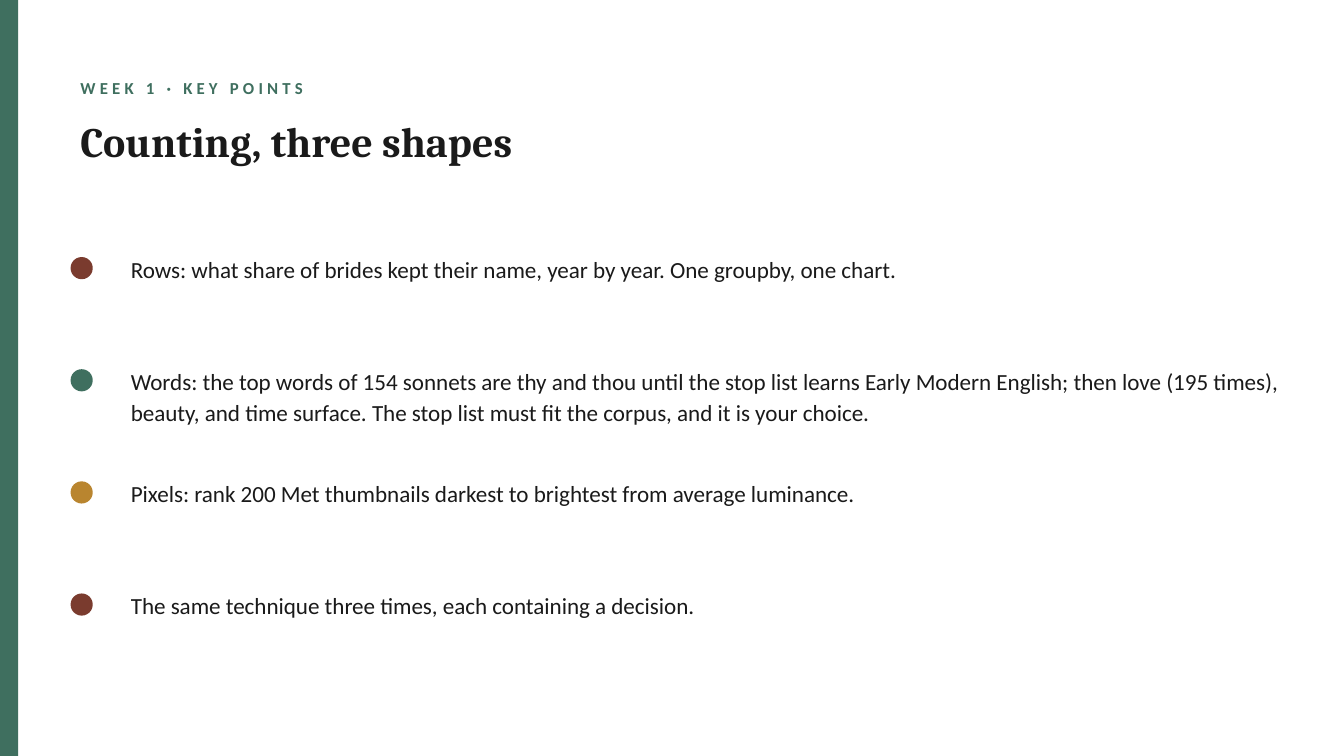
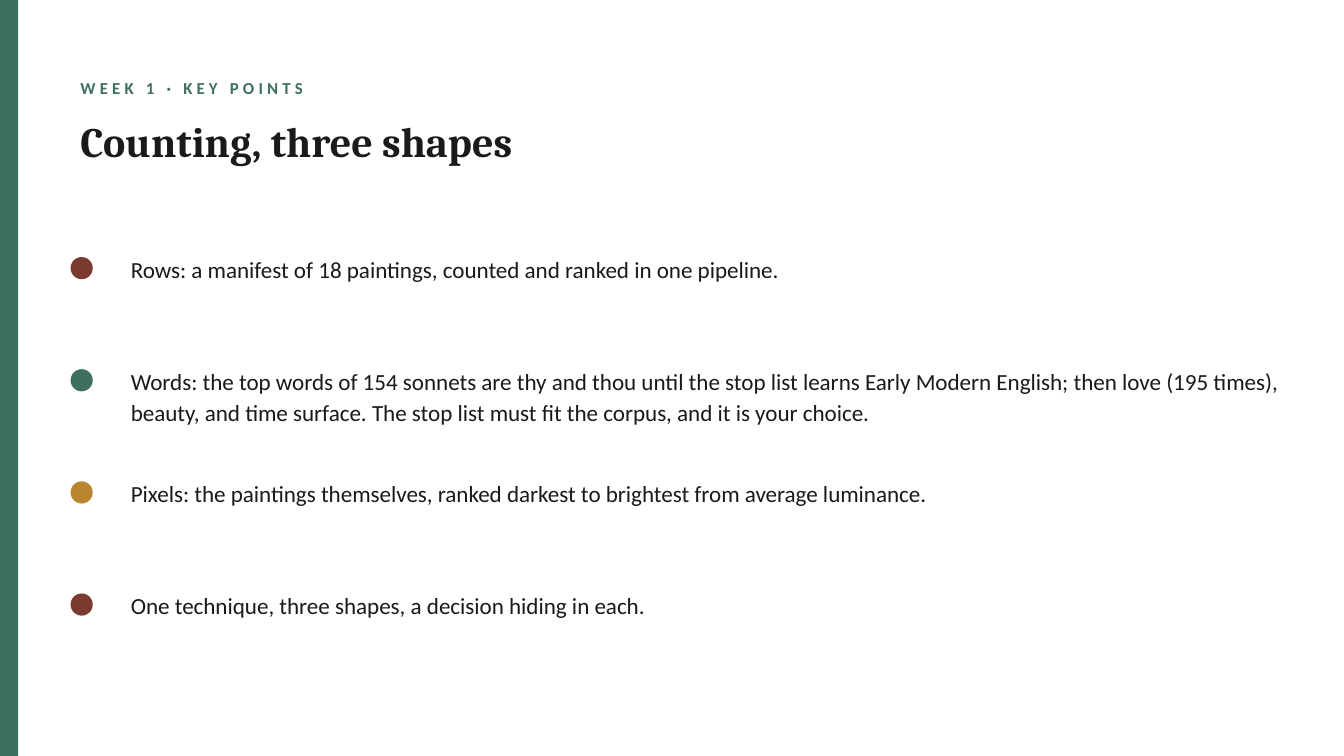
Before and after one commit to lucianli123/culture-as-data-2026, a slide deck: slide 14 of slides/pptx/week-01.pptx. Drawn at 1344x756 pixels with LibreOffice and Linux fonts; fonts in the diff are those of the drawing. Boxes give left, top, right and bottom in pixels: in the first picture for what was removed or moved away, otherwise in the second. Text is boxed around its words. In the diff, an @@ line names an element or a change of style, - is before the commit and + after.

```diff
--- a/slides/pptx/week-01.pptx
+++ b/slides/pptx/week-01.pptx
@@ text at [131, 262, 779, 282]: text changed @@
-Rows: what share of brides kept their name, year by year. One groupby, one chart.
+Rows: a manifest of 18 paintings, counted and ranked in one pipeline.
@@ text at [131, 486, 926, 506]: text changed @@
-Pixels: rank 200 Met thumbnails darkest to brightest from average luminance.
+Pixels: the paintings themselves, ranked darkest to brightest from average luminance.
@@ text at [131, 598, 645, 618]: text changed @@
-The same technique three times, each containing a decision.
+One technique, three shapes, a decision hiding in each.
```
Also in this commit, not shown: 3 other slides changed, 1 slide added, 50 other files.
